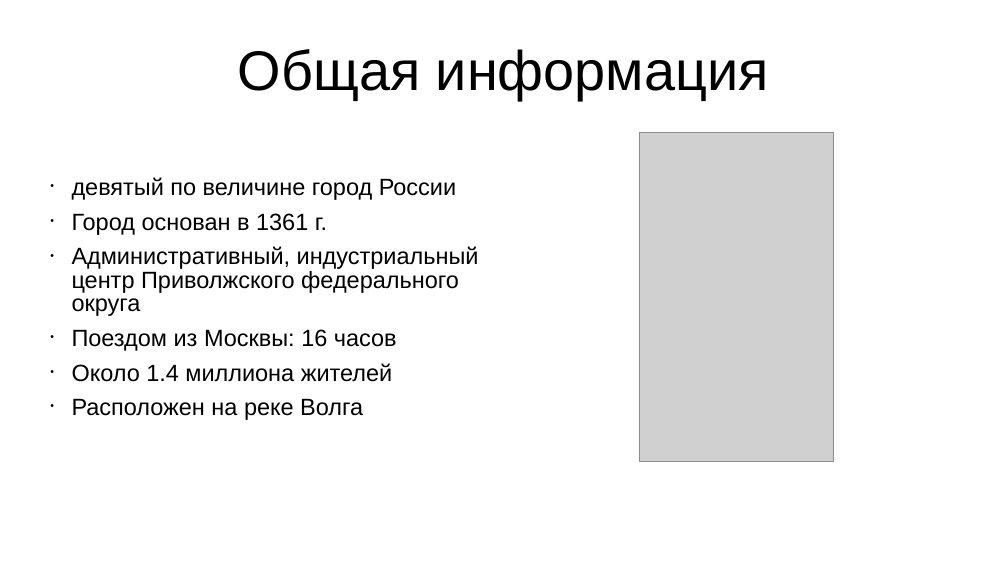
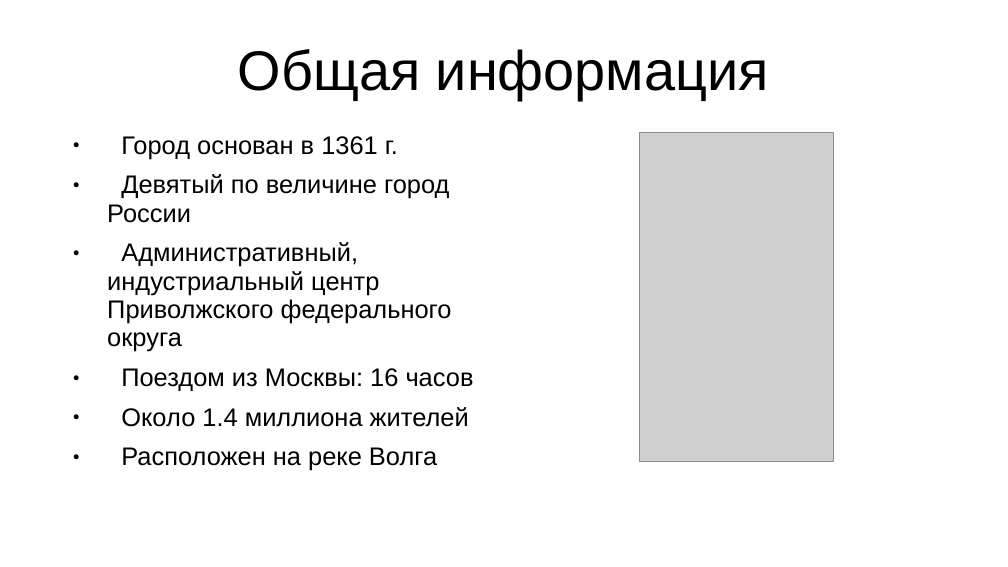
Before and after one commit to smooth7sphere/praesentation_samara, a slide deck: slide 3 of praesentation.odp (slide 2 before the commit). Drawn at 1008x567 pixels with LibreOffice and Linux fonts; fonts in the diff are those of the drawing; grey boxes stand for pictures; background and template pictures are left out. Boxes give left, top, right and bottom in pixels: in the first picture for what was removed or moved away, otherwise in the second. Text is boxed around its words. In the diff, an @@ line names an element or a change of style, - is before the commit and + after.

```diff
--- a/praesentation.odp
+++ b/praesentation.odp
@@ text "Город основан в 1361 г.": place and size @@
-text "Город основан в 1361 г." at box(72, 177, 479, 420)
+text "Город основан в 1361 г." at box(107, 136, 474, 471)
@@ text at box(107, 136, 474, 471): size 18.5 to 20 pt in "Город основан в 1361 г.", "Административный, индустриальный центр Приволжского федераль ...", "Поездом из Москвы: 16 часов", "Около 1.4 миллиона жителей" and 1 more places; bullet • to ●; line spacing 0.83 to 0.93 @@
@@ text at box(72, 177, 456, 200): paragraph removed @@
-• девятый по величине город России
@@ text at box(107, 174, 449, 223): paragraph added @@
+● Девятый по величине город России
```
Also in this commit, not shown: 7 other slides changed, 1 slide added, 1 other file.
